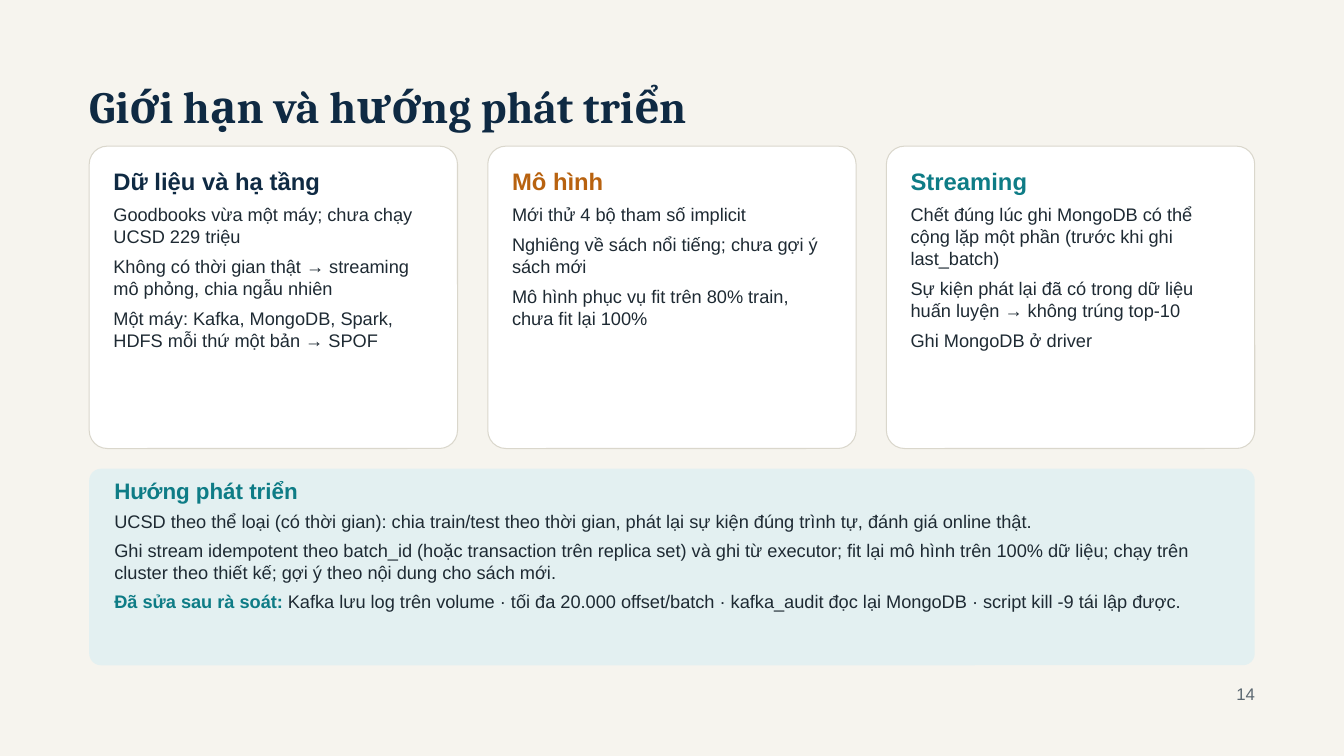
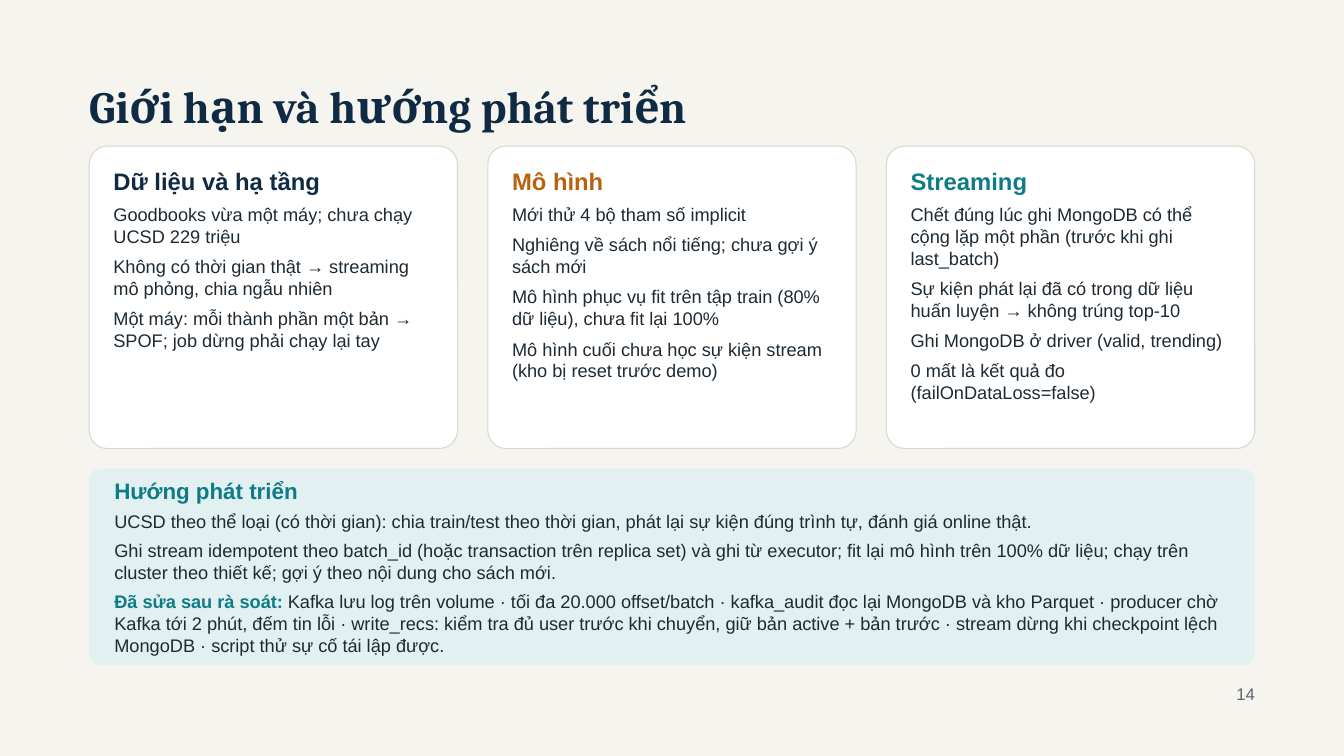
Before and after one commit to haoluonghuynhngoc/Group_06_BigData, a slide deck: slide 14 of Present/BookPulse - BDA501 Session 10 Final Presentation.pptx. Drawn at 1344x756 pixels with LibreOffice and Linux fonts; fonts in the diff are those of the drawing. Boxes give left, top, right and bottom in pixels: in the first picture for what was removed or moved away, otherwise in the second. Text is boxed around its words. In the diff, an @@ line names an element or a change of style, - is before the commit and + after.

```diff
--- a/Present/BookPulse - BDA501 Session 10 Final Presentation.pptx
+++ b/Present/BookPulse - BDA501 Session 10 Final Presentation.pptx
@@ text at bbox=[512, 289, 822, 381]: text changed @@
-Mô hình phục vụ fit trên 80% train, chưa fit lại 100%
+Mô hình phục vụ fit trên tập train (80% dữ liệu), chưa fit lại 100%
+Mô hình cuối chưa học sự kiện stream (kho bị reset trước demo)
@@ text at bbox=[113, 311, 389, 351]: text changed @@
-Một máy: Kafka, MongoDB, Spark, HDFS mỗi thứ một bản → SPOF
+Một máy: mỗi thành phần một bản → SPOF; job dừng phải chạy lại tay
@@ text at bbox=[911, 333, 1223, 403]: text changed @@
-Ghi MongoDB ở driver
+Ghi MongoDB ở driver (valid, trending)
+0 mất là kết quả đo (failOnDataLoss=false)
@@ text at bbox=[114, 594, 1218, 656]: text changed @@
-Đã sửa sau rà soát: Kafka lưu log trên volume · tối đa 20.000 offset/batch · kafka_audit đọc lại MongoDB · script kill -9 tái lập được.
+Đã sửa sau rà soát: Kafka lưu log trên volume · tối đa 20.000 offset/batch · kafka_audit đọc lại MongoDB và kho Parquet · producer chờ Kafka tới 2 phút, đếm tin lỗi · write_recs: kiểm tra đủ user trước khi chuyển, giữ bản active + bản trước · stream dừng khi checkpoint lệch MongoDB · script thử sự cố tái lập được.
```
Also in this commit, not shown: 11 other slides changed, 1 slide added, 46 other files.
